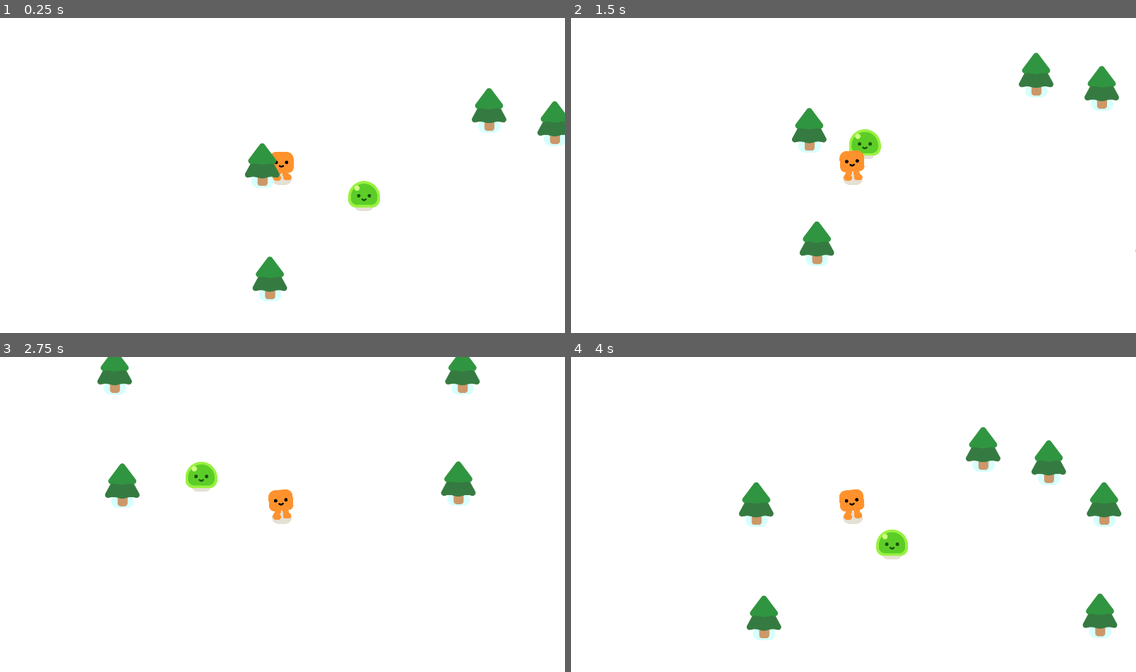
Above: before the commit, frames 1-4 (two rows, left to right).
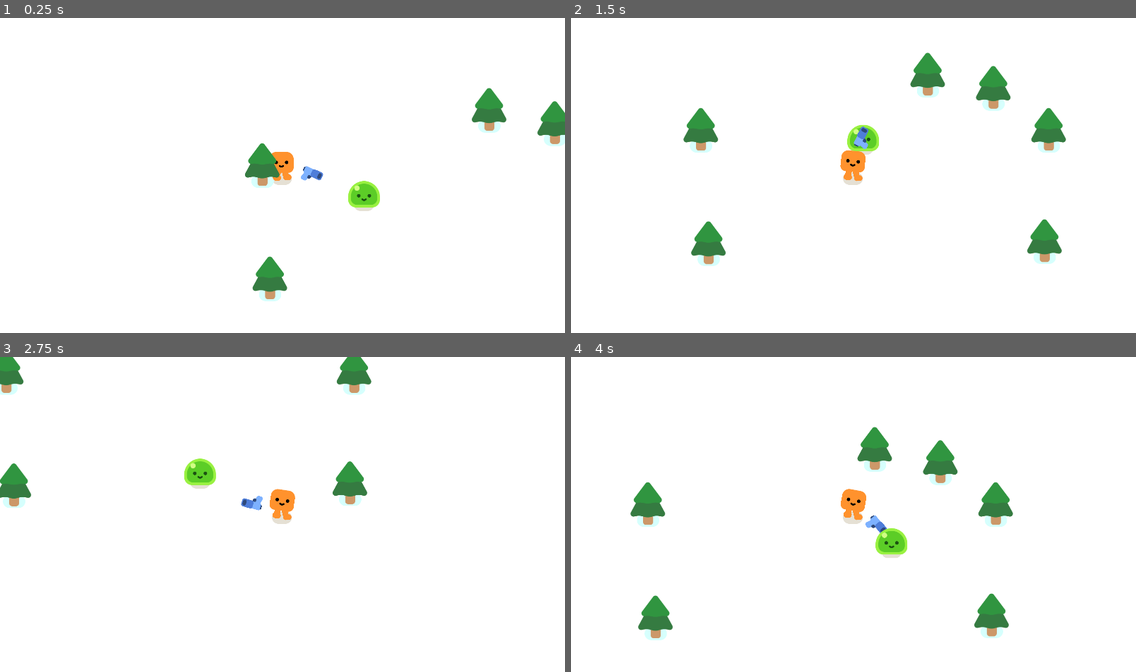
Above: after the commit, the same moments.

Repository: Tonykuang1028/FinalProject
Game: Godot game, scene res://survivors_game.tscn
Two runs of this game, one before a commit and one after it. Both use one fixed random seed, a clock stepped at 60 frames per second and the inputs below.
Inputs:
- Up to frame 1 (0.25 s): no input
- Up to frame 2 (1.5 s): hold D (move_right) 0.53-1.28 s; hold S (move_down) from 1.28 s (still down)
- Up to frame 3 (2.75 s): release S (move_down) at 2.03 s; hold D (move_right) from 2.03 s (still down)
- Up to frame 4 (4 s): release D (move_right) at 2.78 s; hold W (move_up) 2.78-3.53 s; hold A (move_left) from 3.53 s (still down)

The runs differ from the first frame. In frame 1, 0.1% of the frame differs, in the area x 53-58%, y 46-52%; in frame 2, 6.1%; in frame 3, 4.8%; in frame 4, 7.2%, in the area x 10-98%, y 22-90%.

Commit message:
added code to gun + make the gun detect aim at enemies

Diff:
--- /dev/null
+++ b/gun.gd
@@ -0,0 +1,8 @@
+extends Area2D
+
+
+func _physics_process(delta):
+	var enemies_in_range = get_overlapping_bodies()
+	if enemies_in_range.size() > 0:
+		var target_enemy = enemies_in_range.front()
+		look_at(target_enemy.global_position)
--- a/gun.tscn
+++ b/gun.tscn
@@ -1,11 +1,15 @@
-[gd_scene load_steps=3 format=3 uid="uid://cuve5o1iq0cyi"]
+[gd_scene load_steps=4 format=3 uid="uid://cuve5o1iq0cyi"]
 
+[ext_resource type="Script" path="res://gun.gd" id="1_80q42"]
 [ext_resource type="Texture2D" uid="uid://cswb5do8rrj7q" path="res://pistol/pistol.png" id="1_vejlm"]
 
 [sub_resource type="CircleShape2D" id="CircleShape2D_fiqlv"]
 radius = 655.007
 
 [node name="Gun" type="Area2D"]
+collision_layer = 0
+collision_mask = 2
+script = ExtResource("1_80q42")
 
 [node name="CollisionShape2D" type="CollisionShape2D" parent="."]
 shape = SubResource("CircleShape2D_fiqlv")
@@ -14,7 +18,7 @@
 rotation = 0.0108441
 
 [node name="Pistol" type="Sprite2D" parent="WeaponPivot"]
-position = Vector2(144.841, -15.4754)
+position = Vector2(101.843, -15.0091)
 texture = ExtResource("1_vejlm")
 
 [node name="ShootingPoint" type="Marker2D" parent="WeaponPivot/Pistol"]
--- a/mob.tscn
+++ b/mob.tscn
@@ -7,6 +7,7 @@
 radius = 52.0096
 
 [node name="Mob" type="CharacterBody2D"]
+collision_layer = 2
 script = ExtResource("1_hmuao")
 
 [node name="Slime" parent="." instance=ExtResource("1_solbf")]
--- a/player.tscn
+++ b/player.tscn
@@ -1,7 +1,8 @@
-[gd_scene load_steps=4 format=3 uid="uid://be2yma1l3fq8"]
+[gd_scene load_steps=5 format=3 uid="uid://be2yma1l3fq8"]
 
 [ext_resource type="PackedScene" uid="uid://pbmyh1qru7p" path="res://characters/happy_boo/happy_boo.tscn" id="1_i6n6t"]
 [ext_resource type="Script" path="res://player.gd" id="1_p0vna"]
+[ext_resource type="PackedScene" uid="uid://cuve5o1iq0cyi" path="res://gun.tscn" id="3_8wt0r"]
 
 [sub_resource type="CircleShape2D" id="CircleShape2D_im2kr"]
 radius = 29.0172
@@ -18,3 +19,7 @@
 shape = SubResource("CircleShape2D_im2kr")
 
 [node name="Camera2D" type="Camera2D" parent="."]
+
+[node name="Gun" parent="." instance=ExtResource("3_8wt0r")]
+position = Vector2(-2.38419e-07, -33)
+rotation = 0.00352106
